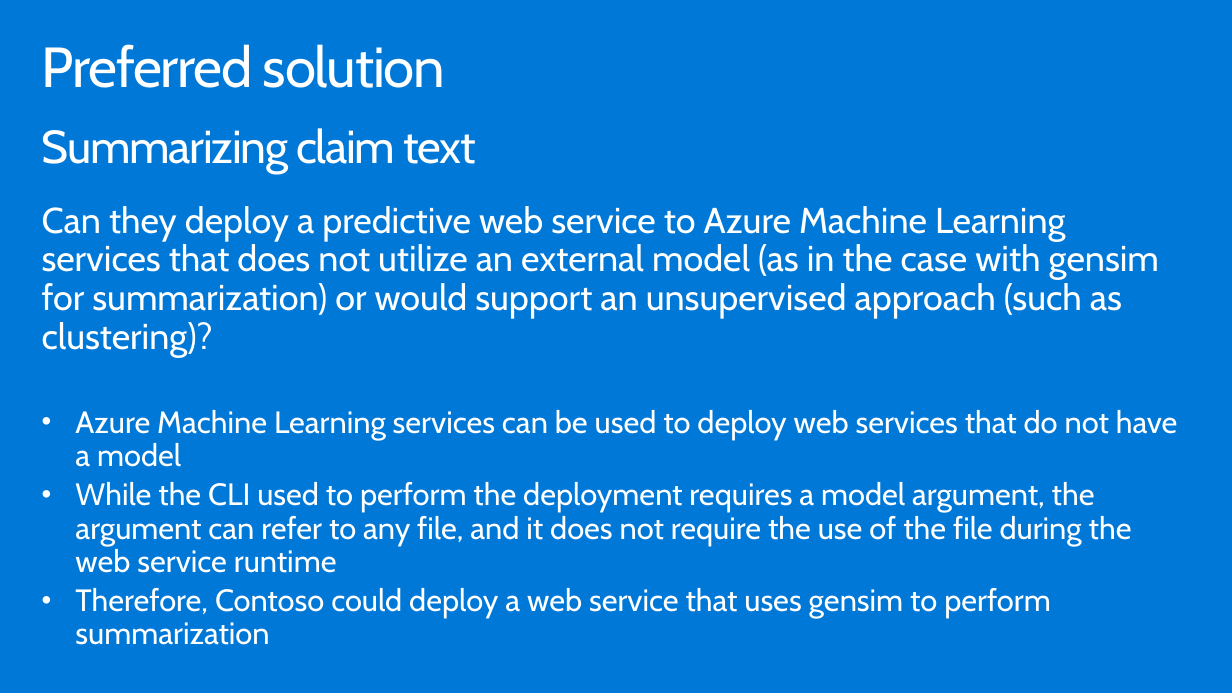
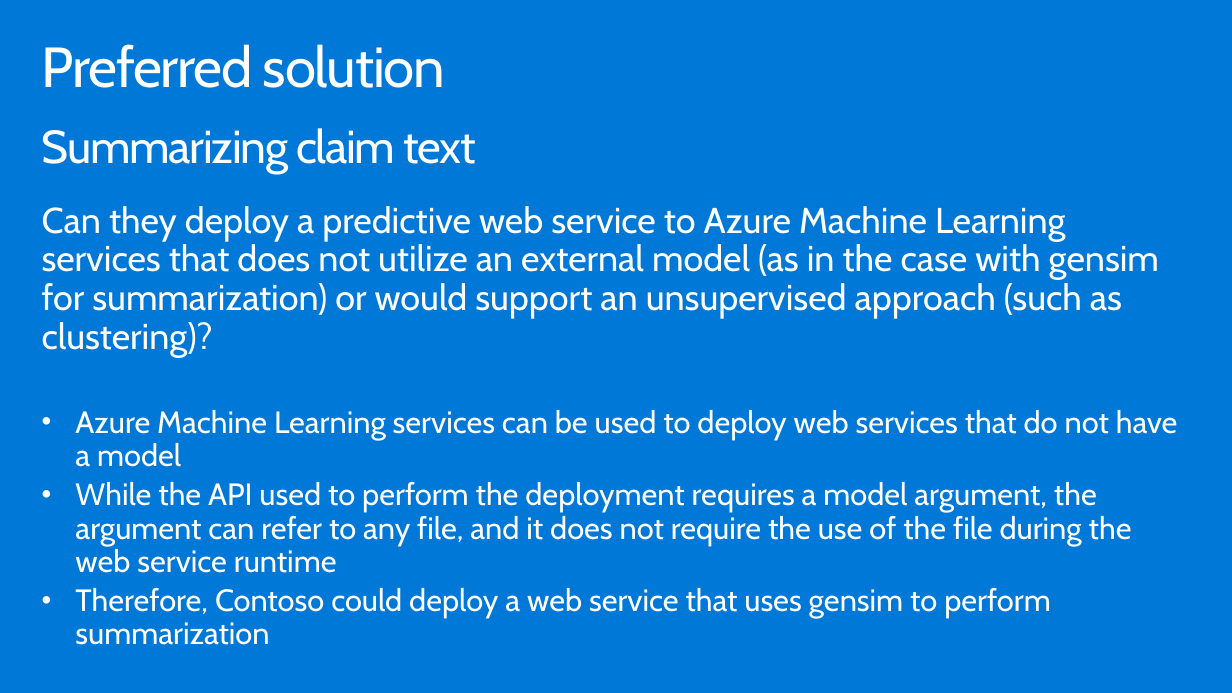
Before and after one commit to nenves/MCW-Cognitive-services-and-deep-learning, a slide deck: slide 23 of WDS trainer presentation - Cognitive Services and deep learning.pptx. Drawn at 1232x693 pixels with LibreOffice and Linux fonts; fonts in the diff are those of the drawing. Boxes give left, top, right and bottom in pixels: in the first picture for what was removed or moved away, otherwise in the second. Text is boxed around its words. In the diff, an @@ line names an element or a change of style, - is before the commit and + after.

```diff
--- a/WDS trainer presentation - Cognitive Services and deep learning.pptx
+++ b/WDS trainer presentation - Cognitive Services and deep learning.pptx
@@ text at (75,482,1132,573): text changed @@
-• While the CLI used to perform the deployment requires a model argument, the argument can refer to any file, and it does not require the use of the file during the web service runtime
+• While the API used to perform the deployment requires a model argument, the argument can refer to any file, and it does not require the use of the file during the web service runtime
```
Also in this commit, not shown: 1 other slide changed, 5 other files.
